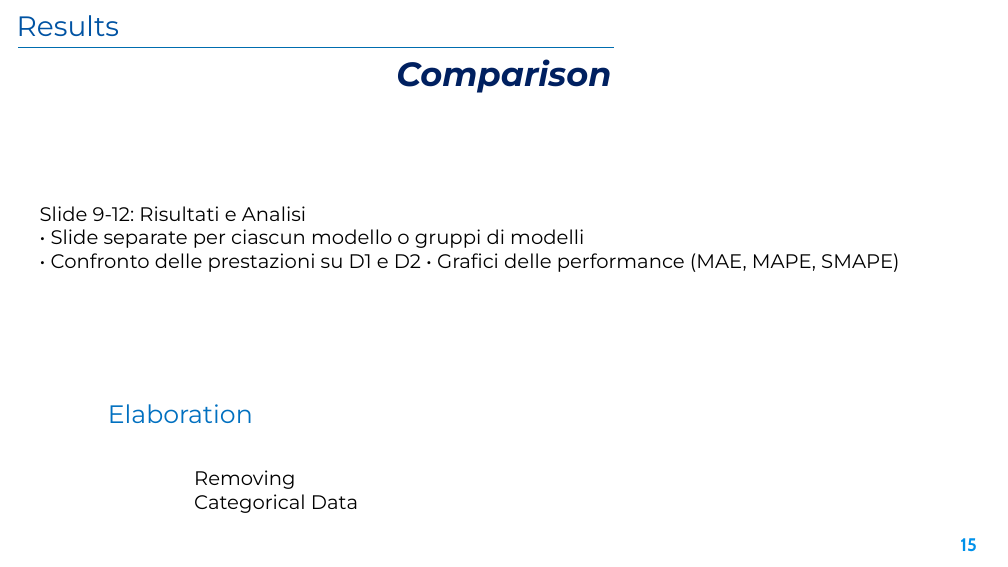
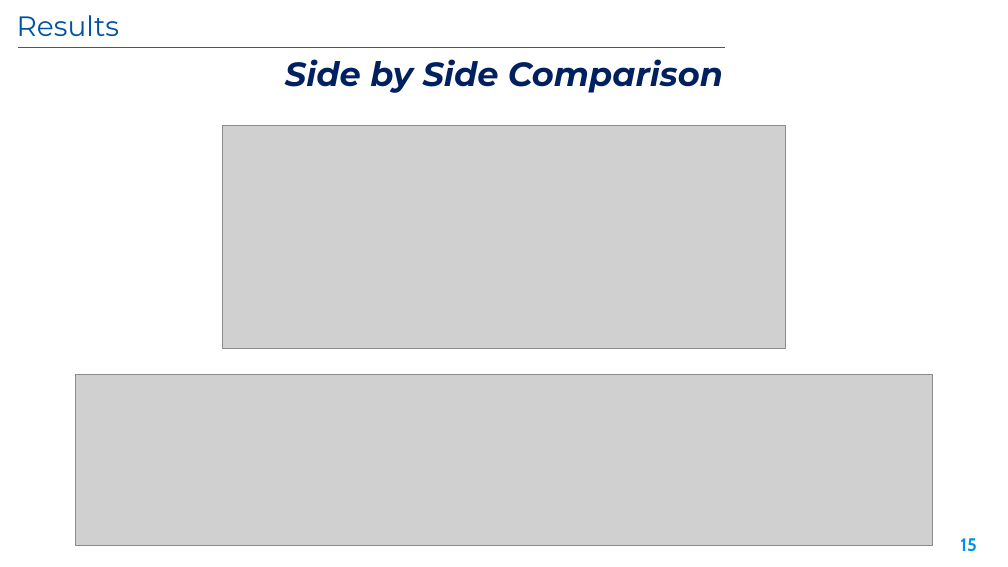
Before and after one commit to Marco-Sau/Meta-Dataset-Regression, a slide deck: slide 15 of Docs/Presentation.pptx. Drawn at 1008x567 pixels with LibreOffice and Linux fonts; fonts in the diff are those of the drawing; grey boxes stand for pictures; background and template pictures are left out. Boxes give left, top, right and bottom in pixels: in the first picture for what was removed or moved away, otherwise in the second. Text is boxed around its words. In the diff, an @@ line names an element or a change of style, - is before the commit and + after.

```diff
--- a/Docs/Presentation.pptx
+++ b/Docs/Presentation.pptx
@@ line moved from (18, 47) - (614, 47) to (18, 47) - (725, 47) @@
@@ text at bbox=[285, 59, 723, 93]: text changed @@
-Comparison
+Side by Side Comparison
@@ picture added at bbox=[223, 126, 786, 349] @@
@@ text removed at bbox=[40, 206, 899, 272] @@
-Slide 9-12: Risultati e Analisi
-• Slide separate per ciascun modello o gruppi di modelli
-• Confronto delle prestazioni su D1 e D2 • Grafici delle performance (MAE, MAPE, SMAPE)
@@ picture added at bbox=[76, 375, 932, 545] @@
@@ text removed at bbox=[108, 404, 253, 423] @@
-Elaboration
@@ text removed at bbox=[194, 470, 358, 513] @@
-Removing Categorical Data
```
Also in this commit, not shown: 4 other slides changed, 3 slides added, 3 slides removed, 1 other file.
